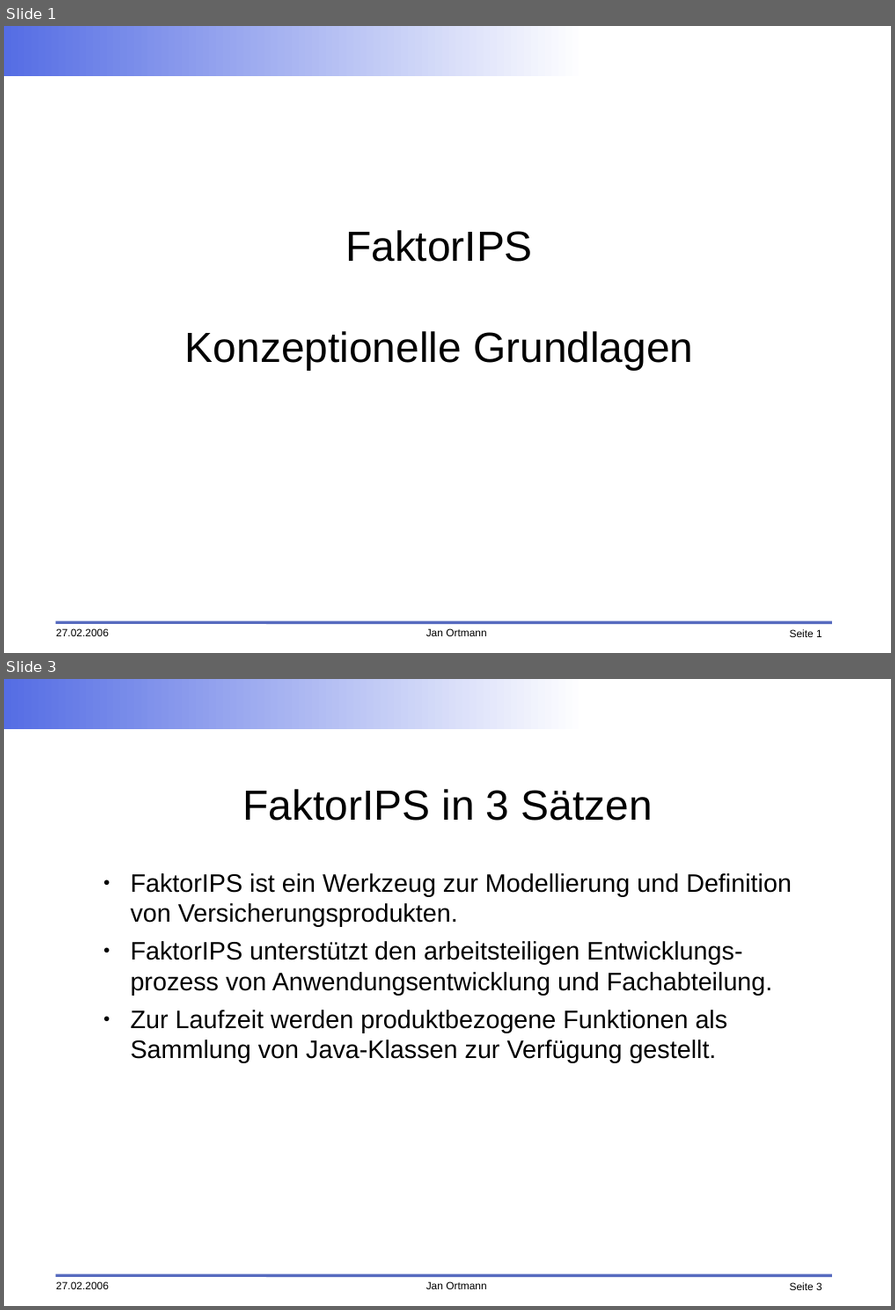
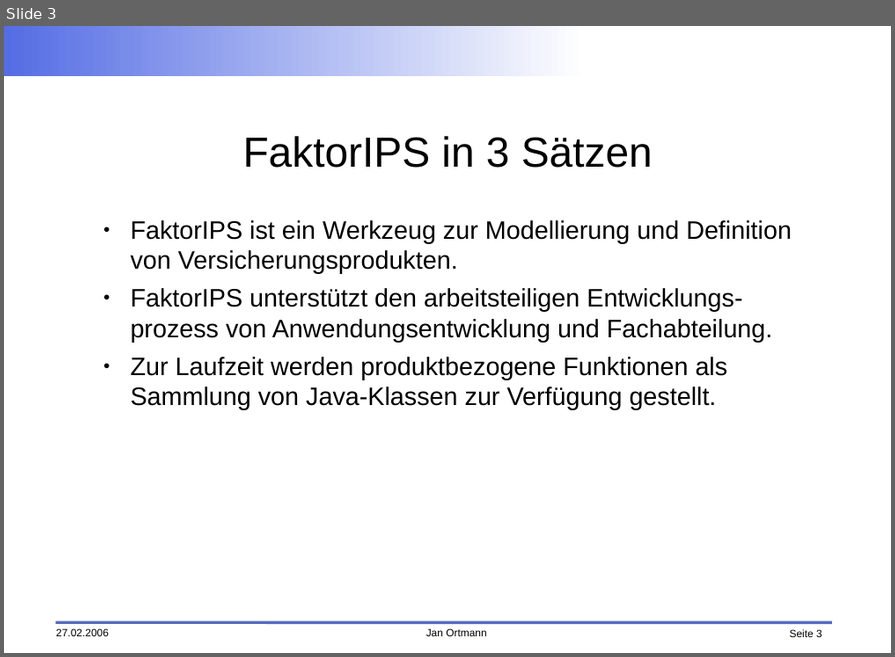
Before and after one commit to faktorips/faktorips.base, a slide deck: org.faktorips.doc/presentations/FaktorIPS-Grundlagen.odp. Shown one above the other, each under a label of ours: slides 1 and 3 before the commit, slide 3 after it; the slides between them are not shown. The pictures are 895x1310 and 895x657 pixels, drawn with LibreOffice and Linux fonts; fonts in the diff are those of the drawing; background and template pictures are left out. Boxes give left, top, right and bottom in pixels: in the first picture for what was removed or moved away, otherwise in the second. Text is boxed around its words. In the diff, an @@ line names an element or a change of style, - is before the commit and + after.

```diff
--- a/org.faktorips.doc/presentations/FaktorIPS-Grundlagen.odp
+++ b/org.faktorips.doc/presentations/FaktorIPS-Grundlagen.odp
@@ slide 1 removed at [4, 26, 891, 653], background #FFFFFF; not listed: 5 template elements that a slide beside it also shows @@
@@ title removed at [185, 230, 693, 370] @@
-FaktorIPS
-Konzeptionelle Grundlagen
```
Also in this commit, not shown: 6 slides changed, 7 slides added, 5 other slides removed, 2 other files.
